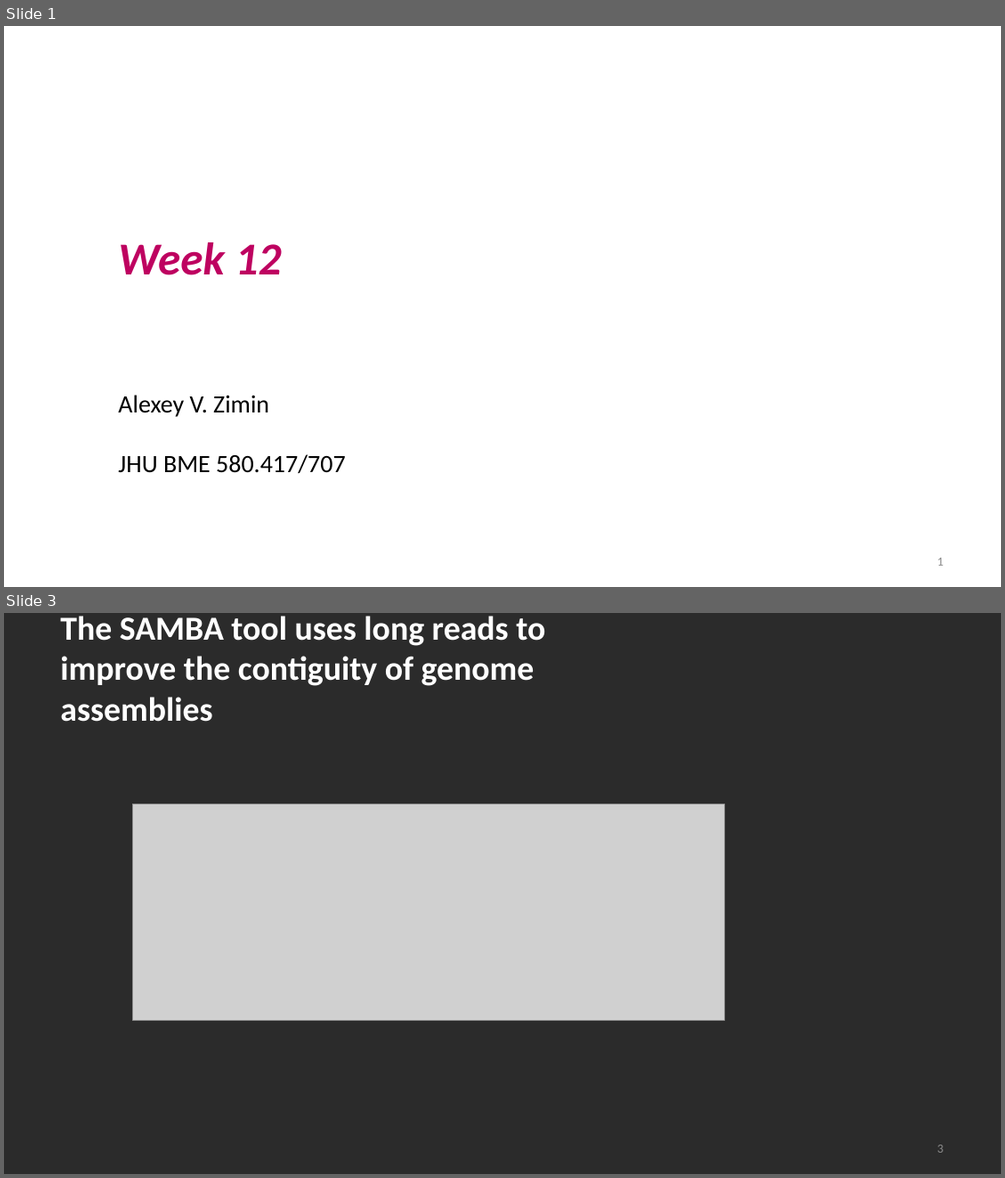
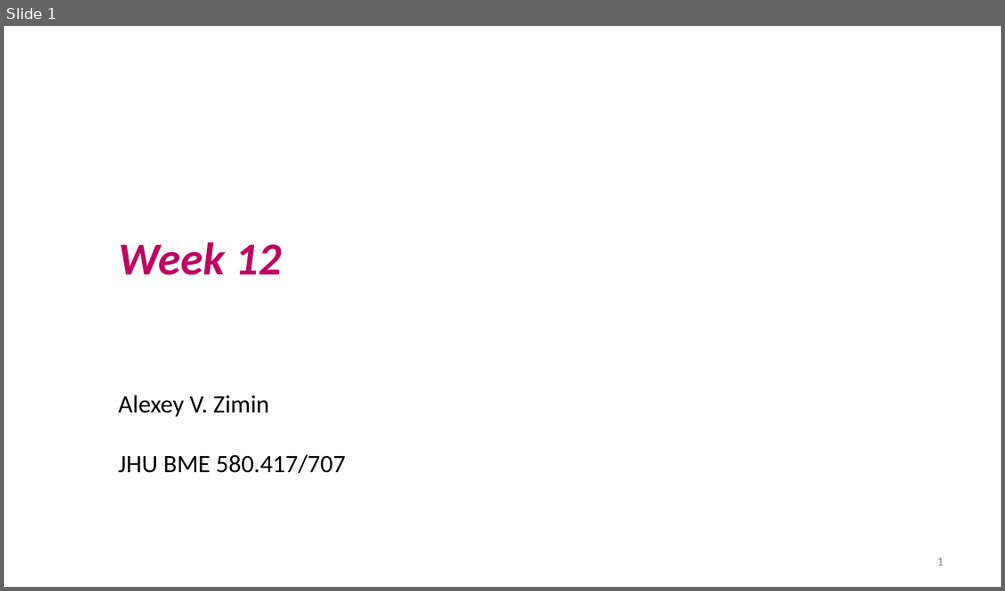
Before and after one commit to alekseyzimin/BME-Algorithms-for-Analysis-of-Genomic-Data, a slide deck: Lectures/Week 12 -- Viterbi Deep Learning.pptx. Shown one above the other, each under a label of ours: slides 1 and 3 before the commit, slide 1 after it; the slides between them are not shown. The pictures are 1005x1178 and 1005x591 pixels, drawn with LibreOffice and Linux fonts; fonts in the diff are those of the drawing; grey boxes stand for pictures; background and template pictures are left out; a plain dark background stands for a picture behind light text. Boxes give left, top, right and bottom in pixels: in the first picture for what was removed or moved away, otherwise in the second. Text is boxed around its words. In the diff, an @@ line names an element or a change of style, - is before the commit and + after.

```diff
--- a/Lectures/Week 12 -- Viterbi Deep Learning.pptx
+++ b/Lectures/Week 12 -- Viterbi Deep Learning.pptx
@@ slide 3 removed at (x1=4, y1=613, x2=1001, y2=1174), background picture (left out) @@
@@ title removed at (x1=60, y1=616, x2=545, y2=722) @@
-The SAMBA tool uses long reads to improve the contiguity of genome assemblies
@@ picture removed at (x1=133, y1=803, x2=724, y2=1021) @@
@@ page number removed at (x1=937, y1=1144, x2=943, y2=1152) @@
-3
```
Also in this commit, not shown: 22 slides changed, 3 slides added, 10 other slides removed.
